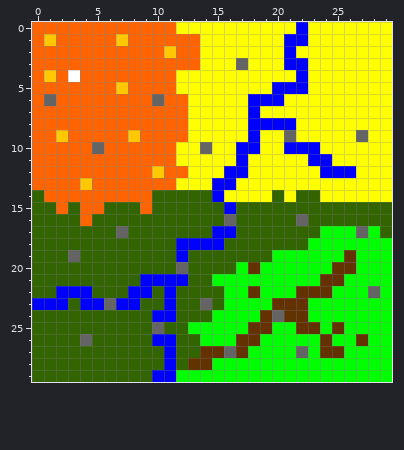
One commit to this pixel-art sprite: AztecGame/assets/Map.png. Above, as it was before the edit.
The file is 30x30 pixels.
The result:
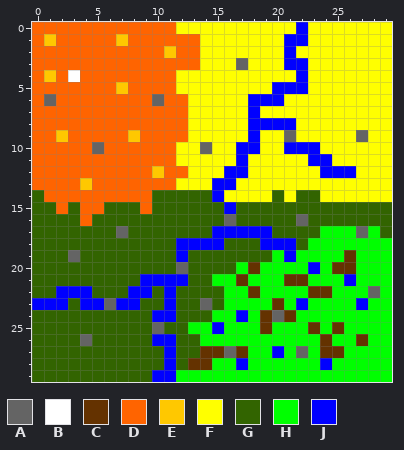
Palette (. is transparent): A #646464  B #ffffff  C #643200  D #ff6400  E #ffc800  F #ffff00  G #326400  H #00ff00  J #0000ff
Changes in this commit:
{"y":17,"x":17,"old":"GGG","new":"JJJ"}
{"y":18,"x":19,"old":"GGG","new":"JJJ"}
{"y":19,"x":21,"old":"H","new":"J"}
{"y":20,"x":23,"old":"H","new":"J"}
{"y":21,"x":17,"old":"H","new":"C"}
{"y":21,"x":21,"old":"HH","new":"CC"}
{"y":21,"x":24,"old":"CCH","new":"HHJ"}
{"y":22,"x":22,"old":"C","new":"H"}
{"y":23,"x":21,"old":"CC","new":"HJ"}
{"y":23,"x":27,"old":"H","new":"J"}
{"y":24,"x":17,"old":"H","new":"J"}
{"y":24,"x":22,"old":"C","new":"H"}
{"y":25,"x":15,"old":"H","new":"J"}
{"y":25,"x":18,"old":"C","new":"H"}
{"y":25,"x":22,"old":"C","new":"H"}
{"y":26,"x":17,"old":"CC","new":"HH"}
{"y":27,"x":20,"old":"H","new":"J"}
{"y":28,"x":17,"old":"H","new":"J"}
{"y":28,"x":24,"old":"H","new":"J"}
{"label":"changed","picture_box":[212,226,368,370]}
